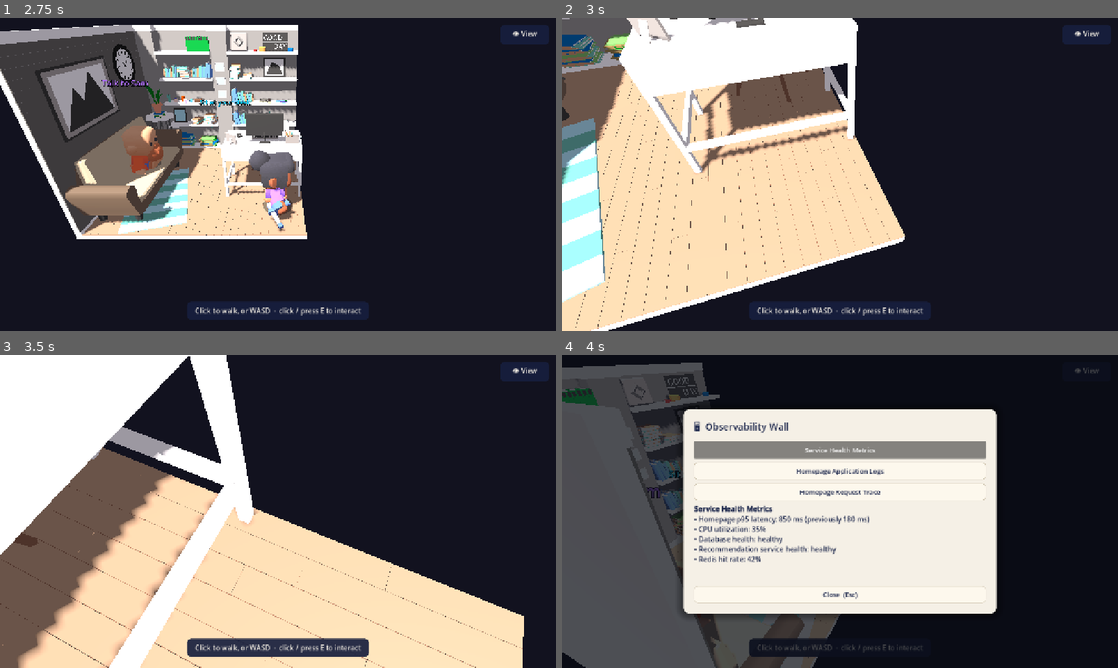
Above: before the commit, frames 1-4 (two rows, left to right).
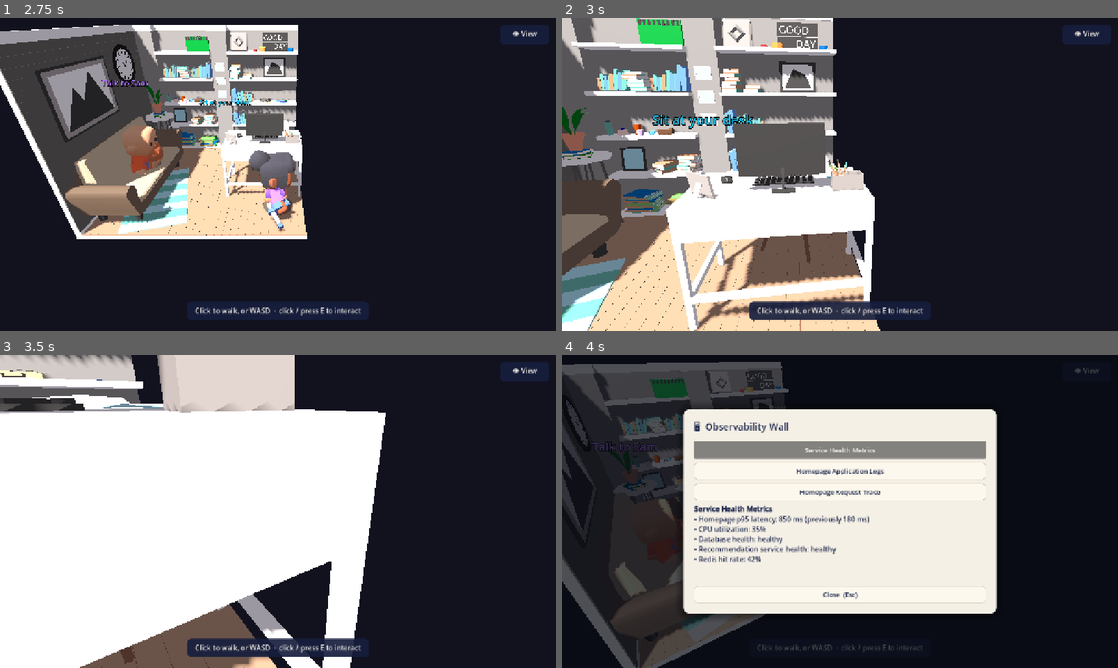
Above: after the commit, the same moments.

Repository: mengfoong-dev/codex-candidate-assesment-system
Game: Godot game, scene res://scenes/main/main.tscn
The game is run twice, just before and just after one commit, with the same random seed, the same clock (stepped at 60 frames per second) and the same inputs.
Inputs (mouse positions are in pixels of both pictures, inside the frame that each line leads up to):
- Up to frame 1 (2.75 s): click "Begin incident briefing" at 0.5 s; click "👁 View" at 1.25 s; tap Enter at 2 s; move the mouse to (400, 158) at 2.02 s; hold D (move_right) from 2.03 s (still down); tap E (interact) at 2.1 s; click (400, 158) at 2.17 s
- Up to frame 2 (3 s): release D (move_right) at 2.75 s; tap Enter at 2.75 s; drag from (728, 190) to (812, 237) at 2.77 s
- Up to frame 3 (3.5 s): no input
- Up to frame 4 (4 s): tap Enter at 3.5 s; move the mouse to (895, 442) at 3.52 s; hold D (move_right) from 3.53 s (still down); tap 1 (quick_station_1) at 3.6 s; click (895, 442) at 3.67 s

Frame 1 is identical in both runs. In frame 2, 46% of the frame differs, in the area x 0-62%, y 0-100%; in frame 3, 59%, in the area x 0-95%, y 0-100%; in frame 4, 21%.

Commit message:
fix: smooth, symmetric first-person mouse-look (Godot best practice)
Drag-look was ~8x more sensitive vertically than horizontally and used content-scaled
'relative', making it jumpy on the web canvas. Per the Godot docs: use screen_relative
(resolution-independent), a single sensitivity applied equally to yaw and pitch, applied
immediately (no lag), with a pitch clamp. Renamed add_orbit -> look_drag.

Diff:
--- a/apps/incident-room/scripts/presentation/follow_camera.gd
+++ b/apps/incident-room/scripts/presentation/follow_camera.gd
@@ -13,6 +13,9 @@
 @export var follow_speed := 8.0
 @export var eye_height := 1.55
 @export var blend_speed := 3.5  ## how fast the view switch eases (higher = quicker)
+## Radians of rotation per screen pixel of drag — equal for yaw and pitch (FPS best practice).
+@export var look_sensitivity := 0.005
+@export var tilt_limit := 1.4  ## clamp first-person pitch so it can't flip over
 
 var _target: Node3D
 var _visual: Node3D
@@ -38,13 +41,14 @@
 func is_first_person() -> bool:
     return _blend_target > 0.5
 
-## Drag input: yaw always; vertical tilts pitch (first-person) or height (third-person).
-func add_orbit(delta_yaw: float, delta_vertical: float) -> void:
-    _yaw = wrapf(_yaw + delta_yaw, -PI, PI)
+## Drag-look from a screen-relative delta (resolution-independent, equal x/y sensitivity).
+## Yaw always rotates; vertical tilts the first-person pitch or raises the third-person view.
+func look_drag(screen_rel: Vector2) -> void:
+    _yaw = wrapf(_yaw - screen_rel.x * look_sensitivity, -PI, PI)
     if _blend_target > 0.5:
-        _pitch = clampf(_pitch - delta_vertical * 2.5, -1.1, 0.9)
+        _pitch = clampf(_pitch - screen_rel.y * look_sensitivity, -tilt_limit, tilt_limit)
     else:
-        _height_adj = clampf(_height_adj + delta_vertical, -1.2, 3.5)
+        _height_adj = clampf(_height_adj + screen_rel.y * 0.012, -1.2, 3.5)
 
 func _third_offset() -> Vector3:
     var off := Basis(Vector3.UP, _yaw) * offset
--- a/apps/incident-room/scripts/presentation/player_controller.gd
+++ b/apps/incident-room/scripts/presentation/player_controller.gd
@@ -38,10 +38,13 @@
             if _drag_dist < 10.0:  # negligible movement => a tap, so walk there
                 _walk_to_screen_point(event.position)
     elif event is InputEventMouseMotion and _pointer_down:
-        _drag_dist += event.relative.length()
+        # screen_relative is resolution-independent (unlike relative), so drag-look feels
+        # consistent across the web canvas / HiDPI — Godot mouse-look best practice.
+        var look: Vector2 = event.screen_relative
+        _drag_dist += look.length()
         var camera := get_node_or_null(camera_path)
-        if camera != null and camera.has_method("add_orbit"):
-            camera.add_orbit(-event.relative.x * 0.006, event.relative.y * 0.02)
+        if camera != null and camera.has_method("look_drag"):
+            camera.look_drag(look)
 
 func _walk_to_screen_point(screen_pos: Vector2) -> void:
     var camera := get_node_or_null(camera_path) as Camera3D
